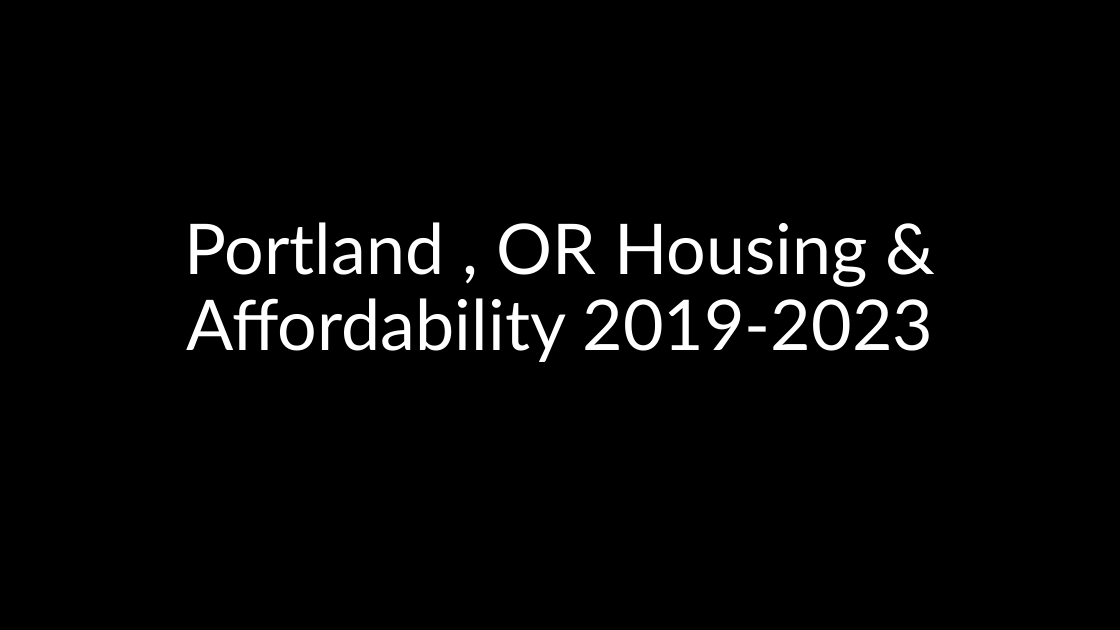
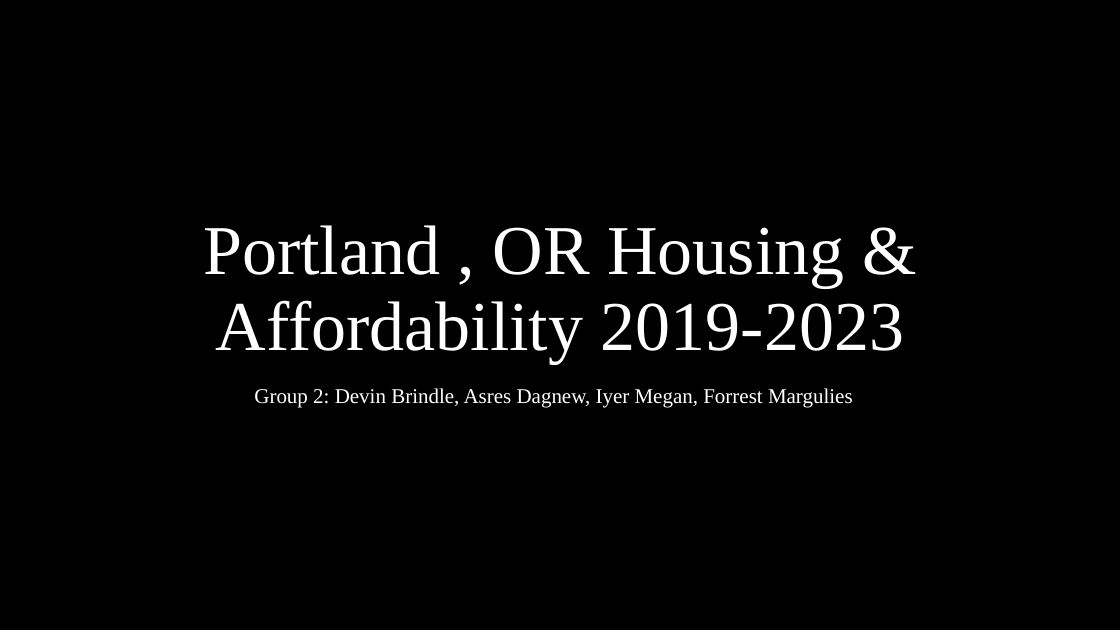
Before and after one commit to Tserrof7/Portland-Housing-Prices-Affordability-Project, a slide deck: slide 1 of Portland , Or Housing & Affordability.pptx. Drawn at 1120x630 pixels with LibreOffice and Linux fonts; fonts in the diff are those of the drawing; background and template pictures are left out. Boxes give left, top, right and bottom in pixels: in the first picture for what was removed or moved away, otherwise in the second. Text is boxed around its words. In the diff, an @@ line names an element or a change of style, - is before the commit and + after.

```diff
--- a/Portland , Or Housing & Affordability.pptx
+++ b/Portland , Or Housing & Affordability.pptx
@@ title "Portland , OR Housing & ..." at <box>203,225,904,364</box>: font Lato to Times New Roman @@
@@ text added at <box>254,388,853,408</box>, 18 pt, text #FFFFFF @@
+Group 2: Devin Brindle, Asres Dagnew, Iyer Megan, Forrest Margulies
```
Also in this commit, not shown: 10 other slides changed, 4 slides added, 3 slides removed.
